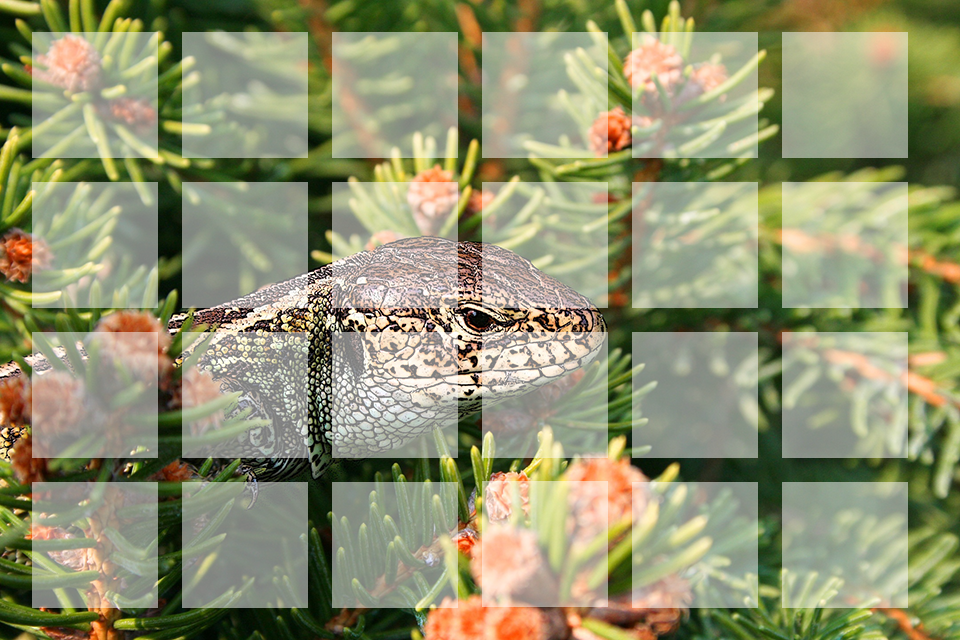
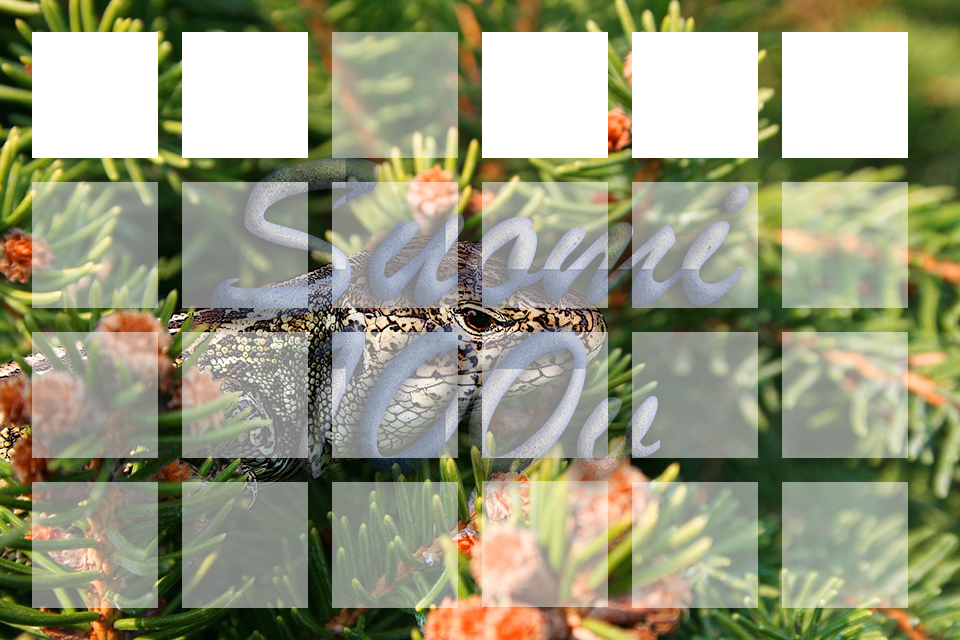
Before/after of a w=960, h=640 layered artwork. What changed in the layer stack:
removed group "Group 1" (24 layers) (was 50%) over [32, 32, 908, 504]
added group "Group 3" with 7 layers above "Layer 8" over [32, 32, 908, 308]
added layer "Layer 1" (50%) in group "Group 3" over [332, 144, 380, 158]
"Layer 2": opacity 100% → 50%, moved it into group "Group 3", painted on it over [32, 32, 158, 158]
"Layer 3": opacity 100% → 50%, moved it into group "Group 3", painted on it over [182, 32, 308, 308]
"Layer 4": opacity 100% → 50%, moved it into group "Group 3", painted on it over [332, 144, 458, 308]
"Layer 5": opacity 100% → 50%, moved it into group "Group 3", painted on it over [482, 32, 608, 308]
"Layer 6": opacity 100% → 50%, moved it into group "Group 3", painted on it over [632, 32, 758, 308]
"Layer 7": opacity 100% → 50%, moved it into group "Group 3", painted on it over [782, 32, 908, 158]
"Layer 9": opacity 100% → 50%, moved it out of group "Group 1", painted on it over [184, 182, 308, 458]
"Layer 10": opacity 100% → 50%, moved it out of group "Group 1", painted on it over [332, 182, 458, 458]
"Layer 11": opacity 100% → 50%, moved it out of group "Group 1", painted on it over [482, 204, 608, 458]
"Layer 12": opacity 100% → 50%, moved it out of group "Group 1", painted on it over [632, 182, 758, 458]
renamed "Layer 20" to "Group 2", opacity 100% → 50%, moved it out of group "Group 1", painted on it over [32, 32, 908, 504]
removed layer "Layer 21" from group "Group 1" over [285, 482, 308, 492]
removed layer "Layer 22" from group "Group 1" over [353, 482, 458, 499]
removed layer "Layer 23" from group "Group 1" over [482, 481, 608, 504]
removed layer "Layer 17" from group "Group 1" over [482, 332, 608, 458]
removed layer "Layer 18" from group "Group 1" over [632, 384, 664, 458]
removed layer "Layer 15" from group "Group 1" over [197, 332, 308, 458]
removed layer "Layer 16" from group "Group 1" over [332, 332, 458, 458]
